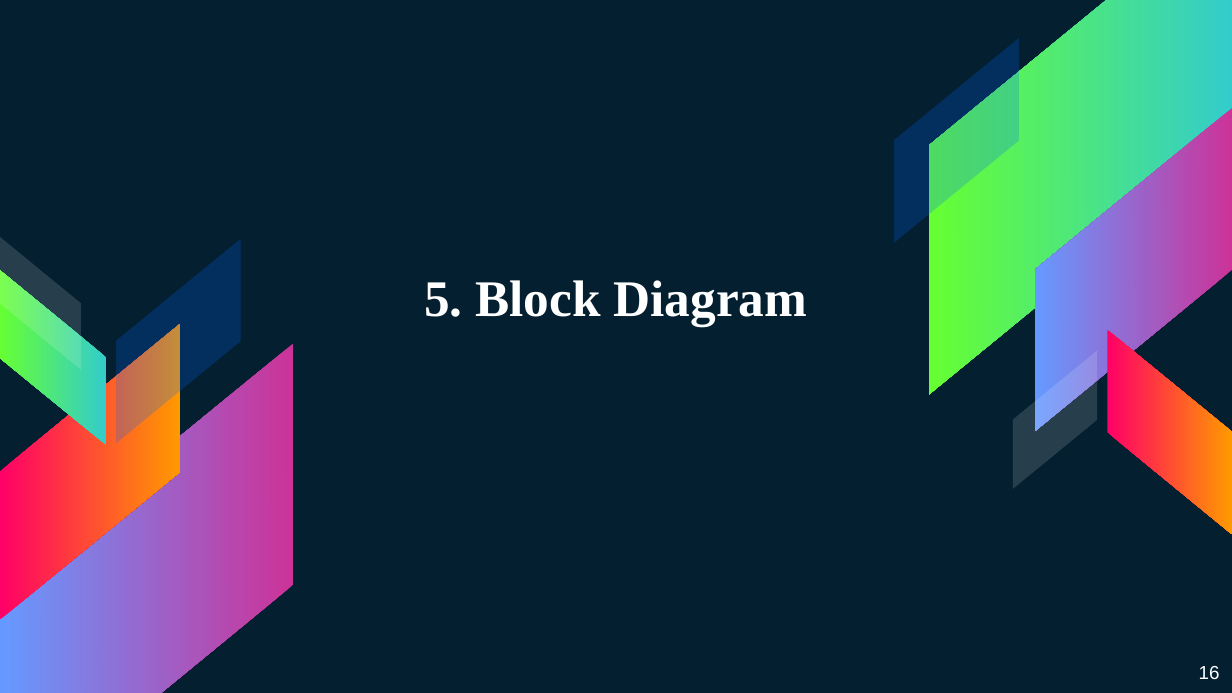
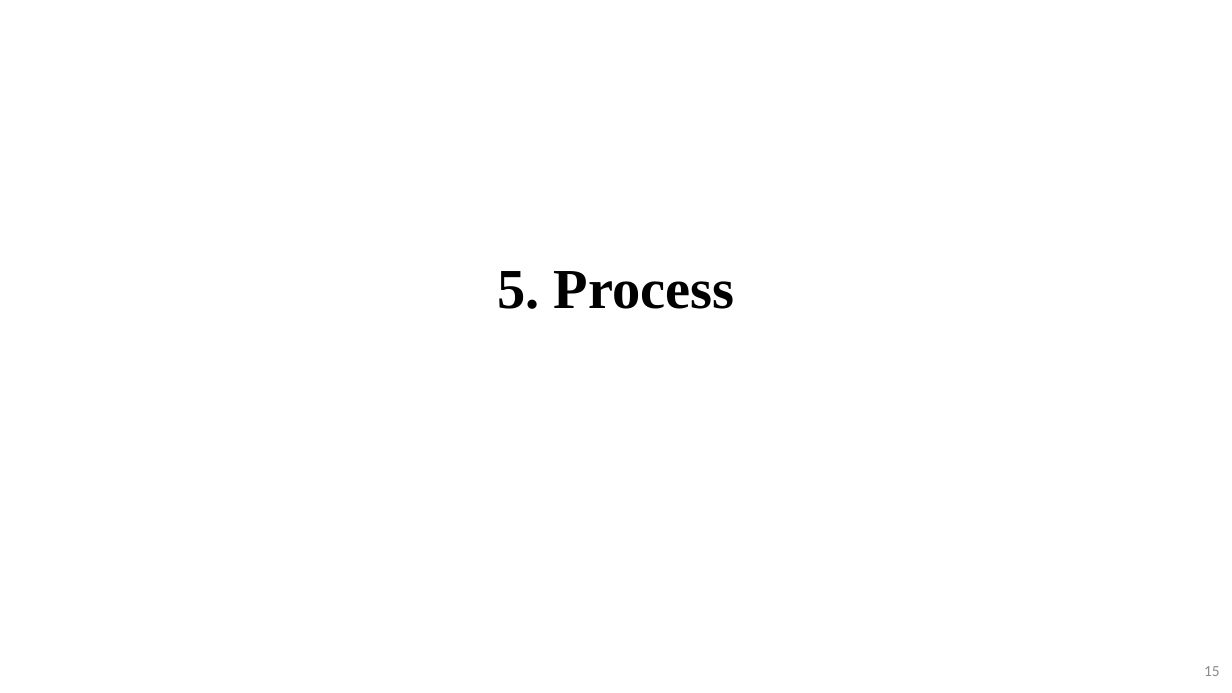
Before and after one commit to 15110383/MachineLearning, a slide deck: slide 15 of MALE.pptx (slide 16 before the commit). Drawn at 1232x693 pixels with LibreOffice and Linux fonts; fonts in the diff are those of the drawing. Boxes give left, top, right and bottom in pixels: in the first picture for what was removed or moved away, otherwise in the second. Text is boxed around its words. In the diff, an @@ line names an element or a change of style, - is before the commit and + after.

```diff
--- a/MALE.pptx
+++ b/MALE.pptx
@@ background #041F30 to #FFFFFF @@
@@ parallelogram removed at (930, 0, 1232, 394) @@
@@ parallelogram removed at (894, 38, 1018, 242) @@
@@ parallelogram removed at (1035, 108, 1232, 431) @@
@@ parallelogram removed at (0, 237, 81, 370) @@
@@ parallelogram removed at (116, 238, 241, 443) @@
@@ parallelogram removed at (0, 270, 106, 445) @@
@@ title at (497, 271, 735, 309): text changed; size 30 to 33 pt; text colour #FFFFFF to #000000 @@
-5. Block Diagram
+5. Process
@@ parallelogram removed at (0, 324, 180, 620) @@
@@ parallelogram removed at (1, 343, 294, 693) @@
@@ parallelogram removed at (1013, 350, 1096, 488) @@
@@ parallelogram removed at (1107, 330, 1231, 534) @@
@@ page number at (1204, 666, 1220, 676): text changed; size 11 to 9 pt; font Arial to Calibri; text colour #FFFFFF to #8C8C8C @@
-16
+15
```
Also in this commit, not shown: 11 other slides changed, 8 slides added, 6 slides removed, 1 other file.
